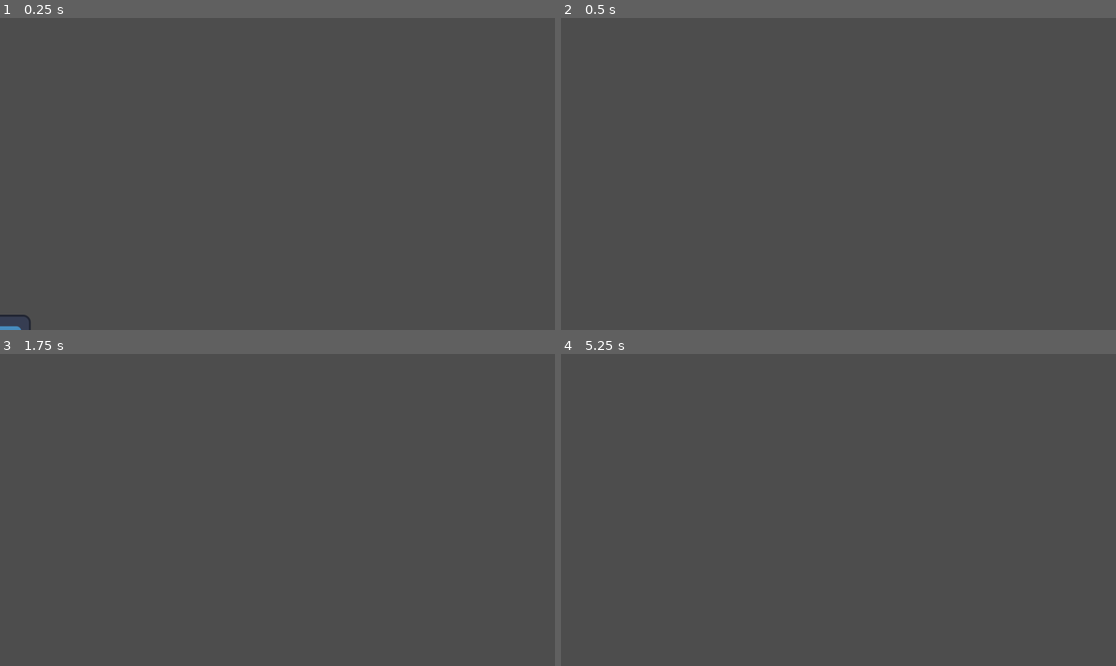
Above: before the commit, frames 1-4 (two rows, left to right).
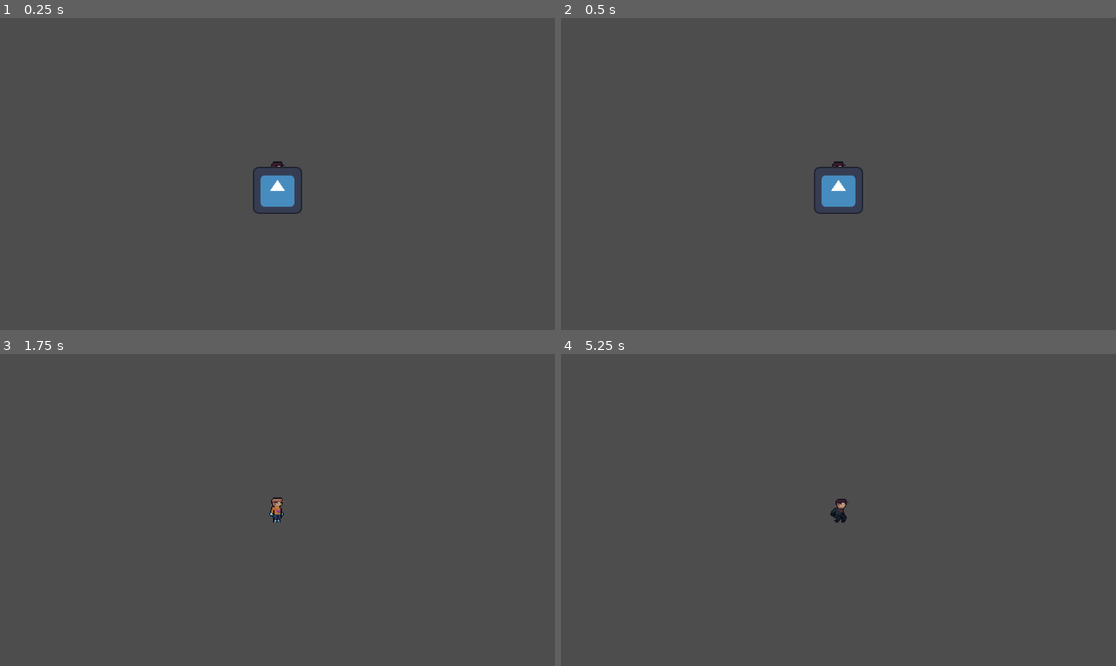
Above: after the commit, the same moments.

Repository: mjingeaux/SilentHarvest-8INF960
Game: Godot game, scene res://Enemies/Scenes/HumanEnemy.tscn
Same seed, same stepped clock (60 frames per second), same inputs: the game is played once before the commit and once after it. Before the commit the project has no main scene; this scene is started directly in both runs. The engine's default icon, where the game draws it, is replaced by a stand-in: a white triangle on a blue panel in a dark square.
Inputs:
- Up to frame 1 (0.25 s): no input
- Up to frame 2 (0.5 s): no input
- Up to frame 3 (1.75 s): tap Enter (ui_accept) at 0.5, 0.77, 0.8, 1.07, 1.35, 1.52 s; hold Shift (crouch, bound only after the commit) 0.53-1.28 s; hold Right (ui_right) from 0.53 s (still down); tap Shift (crouch, bound only after the commit) at 1.55 s
- Up to frame 4 (5.25 s): tap Enter (ui_accept) at 1.82, 2, 2.3, 3.02, 3.32, 3.5, 3.6, 3.77, 4.07, 4.25, 4.52, 4.82, 5 s; release Right (ui_right) at 2.03 s; hold Shift (crouch, bound only after the commit) 2.03-2.78 s; hold Left (ui_left) 2.03-4.28 s; tap Shift (crouch, bound only after the commit) at 2.85, 4.35 s; hold Right (ui_right) from 4.28 s (still down); hold Shift (crouch, bound only after the commit) from 5.03 s (still down)

The runs differ from the first frame. In frame 1, 0.9% of the frame differs, in the area x 0-55%, y 45-100%; in frame 2, 0.8%; in frame 3, 0.2%; in frame 4, 0.2%.
Error in both runs: Cannot call method 'play' on a null value. (res://Enemies/Scripts/enemy.gd:45)

Commit message:
movement player + anim + few assets

Diff:
--- /dev/null
+++ b/silentharvest/Maps/test.tscn
@@ -0,0 +1,21 @@
+[gd_scene load_steps=4 format=3 uid="uid://bu03jwuqo3gie"]
+
+[ext_resource type="Texture2D" uid="uid://33hn5qmtrlux" path="res://Assets/tileTest.png" id="1_fb01j"]
+
+[sub_resource type="TileSetAtlasSource" id="TileSetAtlasSource_5532v"]
+texture = ExtResource("1_fb01j")
+texture_region_size = Vector2i(24, 24)
+0:0/0 = 0
+
+[sub_resource type="TileSet" id="TileSet_lgiji"]
+tile_size = Vector2i(24, 24)
+sources/0 = SubResource("TileSetAtlasSource_5532v")
+
+[node name="Test" type="Node2D"]
+
+[node name="TileMap" type="TileMap" parent="."]
+tile_set = SubResource("TileSet_lgiji")
+rendering_quadrant_size = 24
+format = 2
+layer_0/z_index = -1
+layer_0/tile_data = PackedInt32Array(0, 0, 0, -65536, 0, 0, -1, 0, 0, 65535, 0, 0, -65539, 0, 0, -3, 0, 0, 65533, 0, 0, 131069, 0, 0, -65538, 0, 0, -2, 0, 0, 65534, 0, 0, 131070, 0, 0, -65537, 0, 0, 131071, 0, 0, -131072, 0, 0, 65536, 0, 0, -131071, 0, 0, -65535, 0, 0, 1, 0, 0, 65537, 0, 0, -131070, 0, 0, -65534, 0, 0, 2, 0, 0, 65538, 0, 0, -131069, 0, 0, -65533, 0, 0, 3, 0, 0, 65539, 0, 0, -131077, 0, 0, -65541, 0, 0, -5, 0, 0, 65531, 0, 0, 131067, 0, 0, 196603, 0, 0, -131076, 0, 0, -65540, 0, 0, -4, 0, 0, 65532, 0, 0, 131068, 0, 0, 196604, 0, 0, -131075, 0, 0, 196605, 0, 0, -131074, 0, 0, 196606, 0, 0, -131073, 0, 0, 196607, 0, 0, -196608, 0, 0, 131072, 0, 0, -196607, 0, 0, 131073, 0, 0, -196606, 0, 0, 131074, 0, 0, -196605, 0, 0, 131075, 0, 0, -196604, 0, 0, -131068, 0, 0, -65532, 0, 0, 4, 0, 0, 65540, 0, 0, 131076, 0, 0)
--- a/silentharvest/Player/Scenes/Player.tscn
+++ b/silentharvest/Player/Scenes/Player.tscn
@@ -1,16 +1,298 @@
-[gd_scene load_steps=4 format=3 uid="uid://cek825tx7ay7r"]
+[gd_scene load_steps=22 format=3 uid="uid://cek825tx7ay7r"]
 
 [ext_resource type="Script" path="res://Player/Scripts/player.gd" id="1_btxt7"]
-[ext_resource type="Texture2D" uid="uid://4oxrymhiy31k" path="res://icon.svg" id="1_kkkdd"]
+[ext_resource type="Texture2D" uid="uid://bmc41qcaqh80a" path="res://Assets/mcSpriteSheet.png" id="2_rolvo"]
 
 [sub_resource type="RectangleShape2D" id="RectangleShape2D_uarug"]
-size = Vector2(142, 142)
+size = Vector2(14, 10)
+
+[sub_resource type="Animation" id="Animation_lcmfw"]
+resource_name = "walk_down"
+tracks/0/type = "value"
+tracks/0/imported = false
+tracks/0/enabled = true
+tracks/0/path = NodePath("Sprite2D:frame_coords")
+tracks/0/interp = 1
+tracks/0/loop_wrap = true
+tracks/0/keys = {
+"times": PackedFloat32Array(0, 0.233333, 0.5, 0.733333),
+"transitions": PackedFloat32Array(1, 1, 1, 1),
+"update": 1,
+"values": [Vector2i(0, 10), Vector2i(1, 10), Vector2i(2, 10), Vector2i(3, 10)]
+}
+
+[sub_resource type="Animation" id="Animation_n1vxk"]
+resource_name = "walk_up"
+tracks/0/type = "value"
+tracks/0/imported = false
+tracks/0/enabled = true
+tracks/0/path = NodePath("Sprite2D:frame_coords")
+tracks/0/interp = 1
+tracks/0/loop_wrap = true
+tracks/0/keys = {
+"times": PackedFloat32Array(0, 0.233333, 0.5, 0.733333),
+"transitions": PackedFloat32Array(1, 1, 1, 1),
+"update": 1,
+"values": [Vector2i(0, 9), Vector2i(1, 9), Vector2i(2, 9), Vector2i(3, 9)]
+}
+
+[sub_resource type="Animation" id="Animation_d26ji"]
+resource_name = "walk_right"
+tracks/0/type = "value"
+tracks/0/imported = false
+tracks/0/enabled = true
+tracks/0/path = NodePath("Sprite2D:frame_coords")
+tracks/0/interp = 1
+tracks/0/loop_wrap = true
+tracks/0/keys = {
+"times": PackedFloat32Array(0, 0.233333, 0.5, 0.733333),
+"transitions": PackedFloat32Array(1, 1, 1, 1),
+"update": 1,
+"values": [Vector2i(0, 7), Vector2i(1, 7), Vector2i(2, 7), Vector2i(3, 7)]
+}
+
+[sub_resource type="Animation" id="Animation_rmmua"]
+resource_name = "walk_left"
+tracks/0/type = "value"
+tracks/0/imported = false
+tracks/0/enabled = true
+tracks/0/path = NodePath("Sprite2D:frame_coords")
+tracks/0/interp = 1
+tracks/0/loop_wrap = true
+tracks/0/keys = {
+"times": PackedFloat32Array(0, 0.233333, 0.5, 0.733333),
+"transitions": PackedFloat32Array(1, 1, 1, 1),
+"update": 1,
+"values": [Vector2i(0, 8), Vector2i(1, 8), Vector2i(2, 8), Vector2i(3, 8)]
+}
+
+[sub_resource type="Animation" id="Animation_1odas"]
+length = 0.001
+tracks/0/type = "value"
+tracks/0/imported = false
+tracks/0/enabled = true
+tracks/0/path = NodePath("Sprite2D:frame_coords")
+tracks/0/interp = 1
+tracks/0/loop_wrap = true
+tracks/0/keys = {
+"times": PackedFloat32Array(0),
+"transitions": PackedFloat32Array(1),
+"update": 1,
+"values": [Vector2i(0, 5)]
+}
+
+[sub_resource type="Animation" id="Animation_5vcpb"]
+resource_name = "crouch_up"
+tracks/0/type = "value"
+tracks/0/imported = false
+tracks/0/enabled = true
+tracks/0/path = NodePath("Sprite2D:frame_coords")
+tracks/0/interp = 1
+tracks/0/loop_wrap = true
+tracks/0/keys = {
+"times": PackedFloat32Array(0, 0.233333, 0.5, 0.733333),
+"transitions": PackedFloat32Array(1, 1, 1, 1),
+"update": 1,
+"values": [Vector2i(0, 3), Vector2i(1, 3), Vector2i(2, 3), Vector2i(3, 3)]
+}
+
+[sub_resource type="Animation" id="Animation_rfivp"]
+resource_name = "crouch_down"
+tracks/0/type = "value"
+tracks/0/imported = false
+tracks/0/enabled = true
+tracks/0/path = NodePath("Sprite2D:frame_coords")
+tracks/0/interp = 1
+tracks/0/loop_wrap = true
+tracks/0/keys = {
+"times": PackedFloat32Array(0, 0.233333, 0.5, 0.733333),
+"transitions": PackedFloat32Array(1, 1, 1, 1),
+"update": 1,
+"values": [Vector2i(0, 4), Vector2i(1, 4), Vector2i(2, 4), Vector2i(3, 4)]
+}
+
+[sub_resource type="Animation" id="Animation_vjcn0"]
+resource_name = "crouch_right"
+tracks/0/type = "value"
+tracks/0/imported = false
+tracks/0/enabled = true
+tracks/0/path = NodePath("Sprite2D:frame_coords")
+tracks/0/interp = 1
+tracks/0/loop_wrap = true
+tracks/0/keys = {
+"times": PackedFloat32Array(0, 0.25, 0.5, 0.75),
+"transitions": PackedFloat32Array(1, 1, 1, 1),
+"update": 1,
+"values": [Vector2i(0, 1), Vector2i(1, 1), Vector2i(2, 1), Vector2i(3, 1)]
+}
+
+[sub_resource type="Animation" id="Animation_1uwsv"]
+resource_name = "crouch_left"
+tracks/0/type = "value"
+tracks/0/imported = false
+tracks/0/enabled = true
+tracks/0/path = NodePath("Sprite2D:frame_coords")
+tracks/0/interp = 1
+tracks/0/loop_wrap = true
+tracks/0/keys = {
+"times": PackedFloat32Array(0, 0.233333, 0.5, 0.733333),
+"transitions": PackedFloat32Array(1, 1, 1, 1),
+"update": 1,
+"values": [Vector2i(0, 2), Vector2i(1, 2), Vector2i(2, 2), Vector2i(3, 2)]
+}
+
+[sub_resource type="Animation" id="Animation_2bqwm"]
+resource_name = "idle"
+tracks/0/type = "value"
+tracks/0/imported = false
+tracks/0/enabled = true
+tracks/0/path = NodePath("Sprite2D:frame_coords")
+tracks/0/interp = 1
+tracks/0/loop_wrap = true
+tracks/0/keys = {
+"times": PackedFloat32Array(0, 0.5),
+"transitions": PackedFloat32Array(1, 1),
+"update": 1,
+"values": [Vector2i(0, 5), Vector2i(1, 5)]
+}
+
+[sub_resource type="Animation" id="Animation_jqxhr"]
+tracks/0/type = "value"
+tracks/0/imported = false
+tracks/0/enabled = true
+tracks/0/path = NodePath("Sprite2D:frame_coords")
+tracks/0/interp = 1
+tracks/0/loop_wrap = true
+tracks/0/keys = {
+"times": PackedFloat32Array(0, 0.5),
+"transitions": PackedFloat32Array(1, 1),
+"update": 1,
+"values": [Vector2i(2, 5), Vector2i(3, 5)]
+}
+
+[sub_resource type="Animation" id="Animation_pinki"]
+tracks/0/type = "value"
+tracks/0/imported = false
+tracks/0/enabled = true
+tracks/0/path = NodePath("Sprite2D:frame_coords")
+tracks/0/interp = 1
+tracks/0/loop_wrap = true
+tracks/0/keys = {
+"times": PackedFloat32Array(0, 0.5),
+"transitions": PackedFloat32Array(1, 1),
+"update": 1,
+"values": [Vector2i(0, 6), Vector2i(1, 6)]
+}
+
+[sub_resource type="Animation" id="Animation_e1n4h"]
+tracks/0/type = "value"
+tracks/0/imported = false
+tracks/0/enabled = true
+tracks/0/path = NodePath("Sprite2D:frame_coords")
+tracks/0/interp = 1
+tracks/0/loop_wrap = true
+tracks/0/keys = {
+"times": PackedFloat32Array(0, 0.5),
+"transitions": PackedFloat32Array(1, 1),
+"update": 1,
+"values": [Vector2i(2, 6), Vector2i(3, 6)]
+}
+
+[sub_resource type="Animation" id="Animation_5s54u"]
+tracks/0/type = "value"
+tracks/0/imported = false
+tracks/0/enabled = true
+tracks/0/path = NodePath("Sprite2D:frame_coords")
+tracks/0/interp = 1
+tracks/0/loop_wrap = true
+tracks/0/keys = {
+"times": PackedFloat32Array(0),
+"transitions": PackedFloat32Array(1),
+"update": 1,
+"values": [Vector2i(1, 0)]
+}
+
+[sub_resource type="Animation" id="Animation_x060p"]
+resource_name = "crouch_idle"
+tracks/0/type = "value"
+tracks/0/imported = false
+tracks/0/enabled = true
+tracks/0/path = NodePath("Sprite2D:frame_coords")
+tracks/0/interp = 1
+tracks/0/loop_wrap = true
+tracks/0/keys = {
+"times": PackedFloat32Array(0),
+"transitions": PackedFloat32Array(1),
+"update": 1,
+"values": [Vector2i(0, 0)]
+}
+
+[sub_resource type="Animation" id="Animation_beyl7"]
+tracks/0/type = "value"
+tracks/0/imported = false
+tracks/0/enabled = true
+tracks/0/path = NodePath("Sprite2D:frame_coords")
+tracks/0/interp = 1
+tracks/0/loop_wrap = true
+tracks/0/keys = {
+"times": PackedFloat32Array(0),
+"transitions": PackedFloat32Array(1),
+"update": 1,
+"values": [Vector2i(2, 0)]
+}
+
+[sub_resource type="Animation" id="Animation_qcpq4"]
+tracks/0/type = "value"
+tracks/0/imported = false
+tracks/0/enabled = true
+tracks/0/path = NodePath("Sprite2D:frame_coords")
+tracks/0/interp = 1
+tracks/0/loop_wrap = true
+tracks/0/keys = {
+"times": PackedFloat32Array(0),
+"transitions": PackedFloat32Array(1),
+"update": 1,
+"values": [Vector2i(3, 0)]
+}
+
+[sub_resource type="AnimationLibrary" id="AnimationLibrary_aiirj"]
+_data = {
+"RESET": SubResource("Animation_1odas"),
+"crouch_down": SubResource("Animation_rfivp"),
+"crouch_idle_down": SubResource("Animation_qcpq4"),
+"crouch_idle_left": SubResource("Animation_5s54u"),
+"crouch_idle_right": SubResource("Animation_x060p"),
+"crouch_idle_up": SubResource("Animation_beyl7"),
+"crouch_left": SubResource("Animation_1uwsv"),
+"crouch_right": SubResource("Animation_vjcn0"),
+"crouch_up": SubResource("Animation_5vcpb"),
+"idle_down": SubResource("Animation_e1n4h"),
+"idle_left": SubResource("Animation_jqxhr"),
+"idle_right": SubResource("Animation_2bqwm"),
+"idle_up": SubResource("Animation_pinki"),
+"walk_down": SubResource("Animation_lcmfw"),
+"walk_left": SubResource("Animation_rmmua"),
+"walk_right": SubResource("Animation_d26ji"),
+"walk_up": SubResource("Animation_n1vxk")
+}
 
 [node name="Player" type="CharacterBody2D"]
 script = ExtResource("1_btxt7")
 
 [node name="CollisionShape2D" type="CollisionShape2D" parent="."]
+position = Vector2(-1, 10)
 shape = SubResource("RectangleShape2D_uarug")
 
 [node name="Sprite2D" type="Sprite2D" parent="."]
-texture = ExtResource("1_kkkdd")
+texture = ExtResource("2_rolvo")
+hframes = 4
+vframes = 11
+frame = 20
+
+[node name="AnimationPlayer" type="AnimationPlayer" parent="."]
+libraries = {
+"": SubResource("AnimationLibrary_aiirj")
+}
+
+[node name="Camera2D" type="Camera2D" parent="."]
+zoom = Vector2(2.135, 2.135)
--- a/silentharvest/Player/Scripts/player.gd
+++ b/silentharvest/Player/Scripts/player.gd
@@ -1,25 +1,57 @@
 class_name Player extends CharacterBody2D
 
 
-const SPEED = 300.0
-const JUMP_VELOCITY = -400.0
+const SPEED = 200
+const ACCELERATION = 75
+const CROUCH_SPEED = 80
+const CROUCH_ACCELERATION = 40
+@onready var animation = $AnimationPlayer
 
+func crouching_movement(direction: Vector2) -> void:
+	velocity.x = move_toward(velocity.x, direction.x * CROUCH_SPEED, CROUCH_ACCELERATION)
+	velocity.y = move_toward(velocity.y, direction.y * CROUCH_SPEED, CROUCH_ACCELERATION)
+
+func crouching_animation() -> void:
+	if(velocity.x != 0 or velocity.y != 0):
+		if(abs(velocity.x) < abs(velocity.y)):
+			if(velocity.y > 0):
+				animation.play("crouch_down")
+			else:
+				animation.play("crouch_up");
+		else:
+			if(velocity.x > 0):
+				animation.play("crouch_right")
+			else:
+				animation.play("crouch_left");
+	else:
+		animation.play("crouch_idle_right")
+
+func walking_movement(direction: Vector2) -> void:
+	velocity.x = move_toward(velocity.x, direction.x * SPEED, ACCELERATION)
+	velocity.y = move_toward(velocity.y, direction.y * SPEED, ACCELERATION)
+
+func walking_animation() -> void:
+	if(velocity.x != 0 or velocity.y != 0):
+		if(abs(velocity.x) < abs(velocity.y)):
+			if(velocity.y > 0):
+				animation.play("walk_down")
+			else:
+				animation.play("walk_up");
+		else:
+			if(velocity.x > 0):
+				animation.play("walk_right")
+			else:
+				animation.play("walk_left");
+	else:
+		animation.play("idle_right")
 
 func _physics_process(delta: float) -> void:
-	# Add the gravity.
-	if not is_on_floor():
-		velocity += get_gravity() * delta
-
-	# Handle jump.
-	if Input.is_action_just_pressed("ui_accept") and is_on_floor():
-		velocity.y = JUMP_VELOCITY
-
-	# Get the input direction and handle the movement/deceleration.
-	# As good practice, you should replace UI actions with custom gameplay actions.
-	var direction := Input.get_axis("ui_left", "ui_right")
-	if direction:
-		velocity.x = direction * SPEED
+	var direction = Input.get_vector("left", "right","up","down")
+	if(Input.is_action_pressed("crouch")):
+		crouching_movement(direction)
+		crouching_animation()
 	else:
-		velocity.x = move_toward(velocity.x, 0, SPEED)
+		walking_movement(direction)
+		walking_animation()
 
 	move_and_slide()
--- a/silentharvest/project.godot
+++ b/silentharvest/project.godot
@@ -11,6 +11,7 @@
 [application]
 
 config/name="SilentHarvest"
+run/main_scene="res://Maps/test.tscn"
 config/features=PackedStringArray("4.3", "GL Compatibility")
 config/icon="res://icon.svg"
 
@@ -18,7 +19,41 @@
 
 PlayerManager="*res://00_Globals/global_player_manager.gd"
 
+[input]
+
+up={
+"deadzone": 0.5,
+"events": [Object(InputEventKey,"resource_local_to_scene":false,"resource_name":"","device":-1,"window_id":0,"alt_pressed":false,"shift_pressed":false,"ctrl_pressed":false,"meta_pressed":false,"pressed":false,"keycode":0,"physical_keycode":87,"key_label":0,"unicode":122,"location":0,"echo":false,"script":null)
+, Object(InputEventKey,"resource_local_to_scene":false,"resource_name":"","device":-1,"window_id":0,"alt_pressed":false,"shift_pressed":false,"ctrl_pressed":false,"meta_pressed":false,"pressed":false,"keycode":0,"physical_keycode":4194320,"key_label":0,"unicode":0,"location":0,"echo":false,"script":null)
+]
+}
+down={
+"deadzone": 0.5,
+"events": [Object(InputEventKey,"resource_local_to_scene":false,"resource_name":"","device":-1,"window_id":0,"alt_pressed":false,"shift_pressed":false,"ctrl_pressed":false,"meta_pressed":false,"pressed":false,"keycode":0,"physical_keycode":83,"key_label":0,"unicode":115,"location":0,"echo":false,"script":null)
+, Object(InputEventKey,"resource_local_to_scene":false,"resource_name":"","device":-1,"window_id":0,"alt_pressed":false,"shift_pressed":false,"ctrl_pressed":false,"meta_pressed":false,"pressed":false,"keycode":0,"physical_keycode":4194322,"key_label":0,"unicode":0,"location":0,"echo":false,"script":null)
+]
+}
+left={
+"deadzone": 0.5,
+"events": [Object(InputEventKey,"resource_local_to_scene":false,"resource_name":"","device":-1,"window_id":0,"alt_pressed":false,"shift_pressed":false,"ctrl_pressed":false,"meta_pressed":false,"pressed":false,"keycode":0,"physical_keycode":4194319,"key_label":0,"unicode":0,"location":0,"echo":false,"script":null)
+, Object(InputEventKey,"resource_local_to_scene":false,"resource_name":"","device":-1,"window_id":0,"alt_pressed":false,"shift_pressed":false,"ctrl_pressed":false,"meta_pressed":false,"pressed":false,"keycode":0,"physical_keycode":65,"key_label":0,"unicode":113,"location":0,"echo":false,"script":null)
+]
+}
+right={
+"deadzone": 0.5,
+"events": [Object(InputEventKey,"resource_local_to_scene":false,"resource_name":"","device":-1,"window_id":0,"alt_pressed":false,"shift_pressed":false,"ctrl_pressed":false,"meta_pressed":false,"pressed":false,"keycode":0,"physical_keycode":68,"key_label":0,"unicode":100,"location":0,"echo":false,"script":null)
+, Object(InputEventKey,"resource_local_to_scene":false,"resource_name":"","device":-1,"window_id":0,"alt_pressed":false,"shift_pressed":false,"ctrl_pressed":false,"meta_pressed":false,"pressed":false,"keycode":0,"physical_keycode":4194321,"key_label":0,"unicode":0,"location":0,"echo":false,"script":null)
+]
+}
+crouch={
+"deadzone": 0.5,
+"events": [Object(InputEventKey,"resource_local_to_scene":false,"resource_name":"","device":-1,"window_id":0,"alt_pressed":false,"shift_pressed":false,"ctrl_pressed":false,"meta_pressed":false,"pressed":false,"keycode":0,"physical_keycode":4194325,"key_label":0,"unicode":0,"location":0,"echo":false,"script":null)
+, Object(InputEventKey,"resource_local_to_scene":false,"resource_name":"","device":-1,"window_id":0,"alt_pressed":false,"shift_pressed":false,"ctrl_pressed":false,"meta_pressed":false,"pressed":false,"keycode":0,"physical_keycode":4194438,"key_label":0,"unicode":48,"location":0,"echo":false,"script":null)
+]
+}
+
 [rendering]
 
+textures/canvas_textures/default_texture_filter=0
 renderer/rendering_method="gl_compatibility"
 renderer/rendering_method.mobile="gl_compatibility"
Binary file added: silentharvest/Assets/mcSpriteSheet.png
Not shown, added: silentharvest/Assets/mcSpriteSheet.png.import
Binary file added: silentharvest/Assets/test.png
Not shown, added: silentharvest/Assets/test.png.import
Binary file added: silentharvest/Assets/tileTest.png
Not shown, added: silentharvest/Assets/tileTest.png.import
Not shown, added: silentharvest/Player/Scenes/Pla873D.tmp
Not shown, added: silentharvest/Player/Scenes/Pla9F43.tmp
Not shown, added: silentharvest/Player/Scenes/PlaE280.tmp
